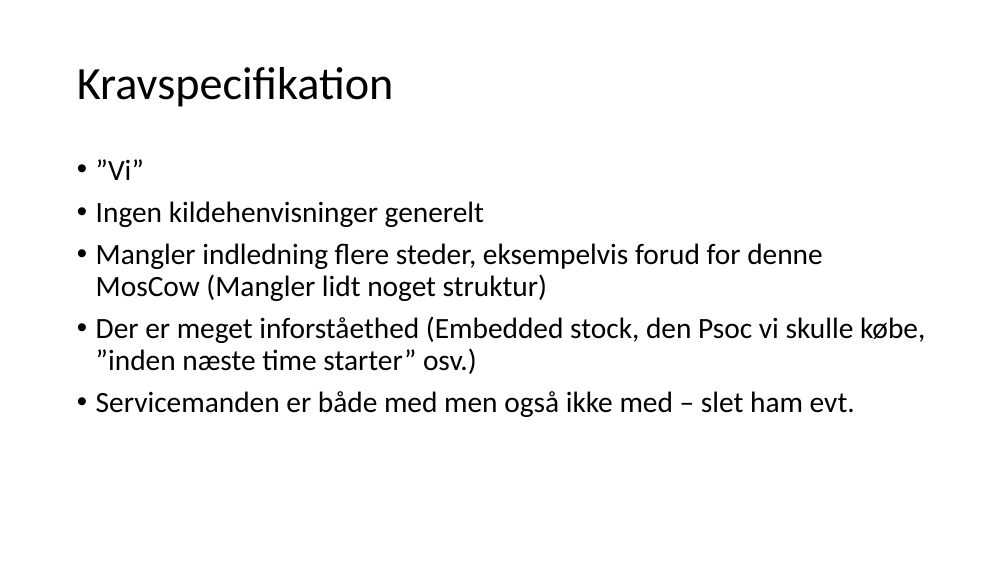
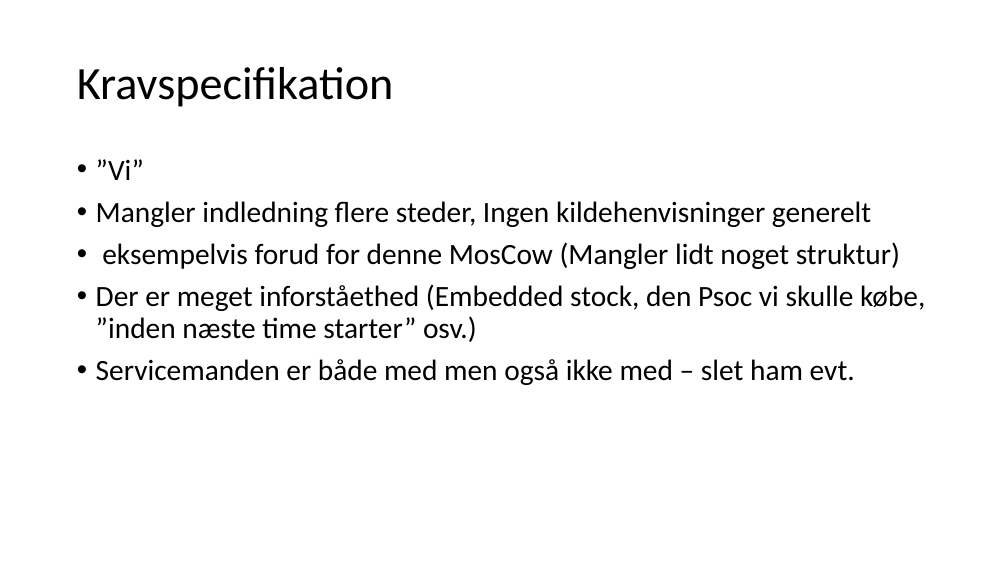
Before and after one commit to Solvgraa-mager/E3PRJ3, a slide deck: slide 5 of Review/Review #1 - Gruppe 2/Agenda.pptx (slide 6 before the commit). Drawn at 1008x567 pixels with LibreOffice and Linux fonts; fonts in the diff are those of the drawing. Boxes give left, top, right and bottom in pixels: in the first picture for what was removed or moved away, otherwise in the second. Text is boxed around its words. In the diff, an @@ line names an element or a change of style, - is before the commit and + after.

```diff
--- a/Review/Review #1 - Gruppe 2/Agenda.pptx
+++ b/Review/Review #1 - Gruppe 2/Agenda.pptx
@@ text at (96, 201, 900, 269): text changed @@
-• Ingen kildehenvisninger generelt
-• Mangler indledning flere steder, eksempelvis forud for denne MosCow (Mangler lidt noget struktur)
+• Mangler indledning flere steder, Ingen kildehenvisninger generelt
+• eksempelvis forud for denne MosCow (Mangler lidt noget struktur)
```
Also in this commit, not shown: 1 slide added, 1 slide removed, 2 other files.
